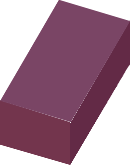
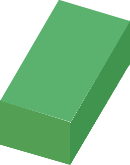
Revision of a layered 130×165 image; what changed, layer by layer:
pixels changed over (0, 0, 130, 165) (layer not identified)
